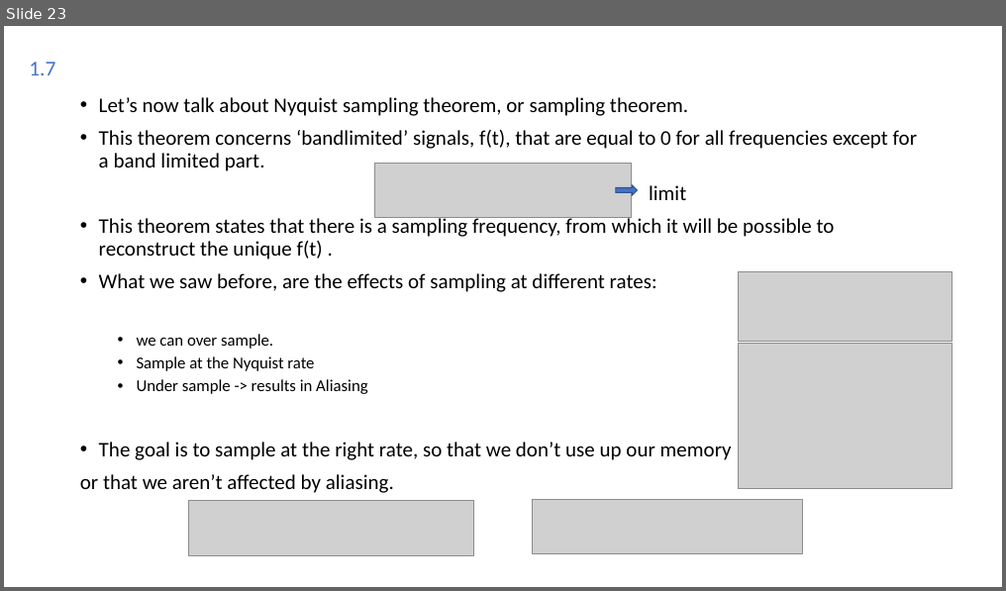
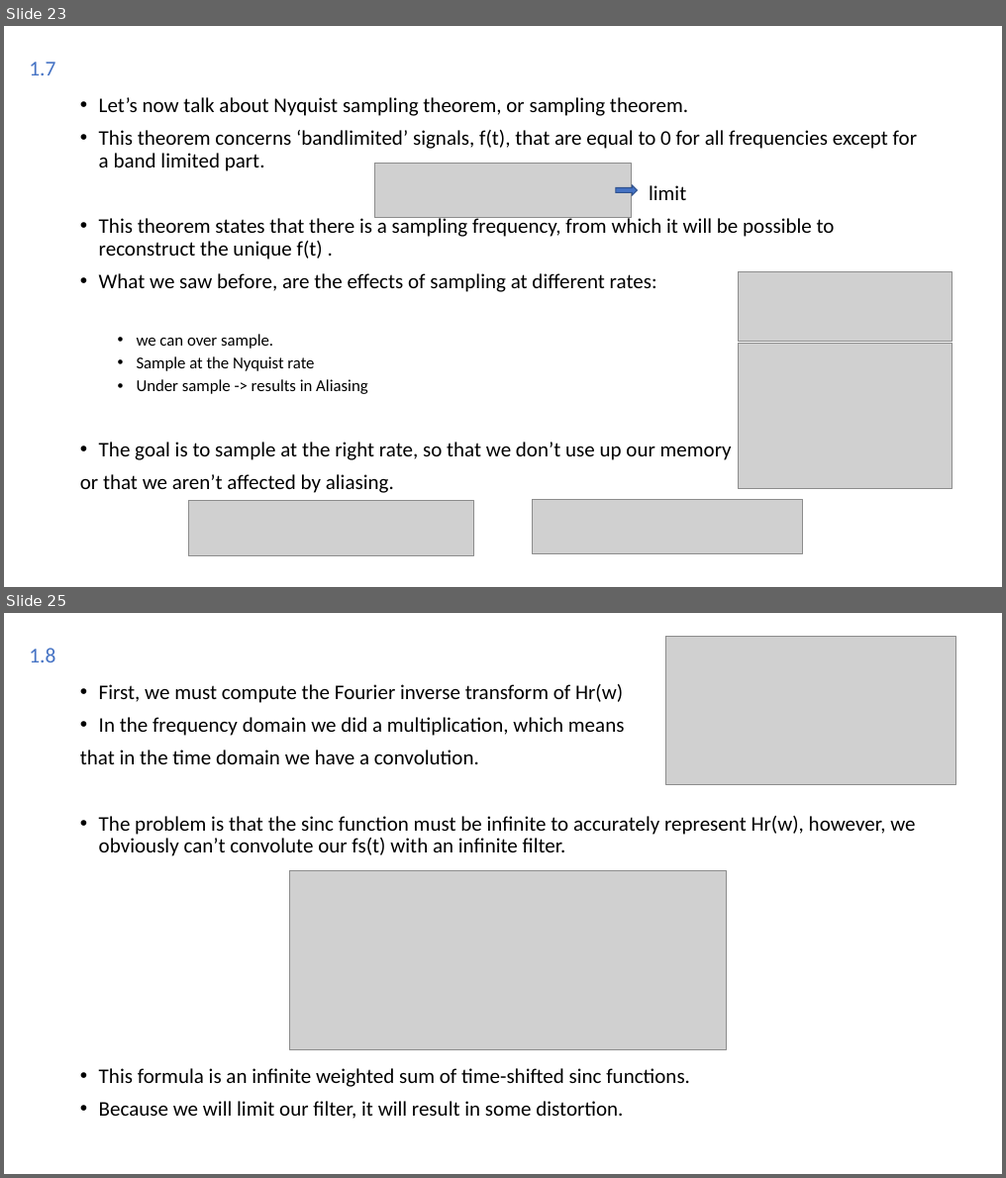
Before and after one commit to Joao-Quinta/Uni3eme_2, a slide deck: imagerieNumerique/Imagerie numérique.odp. Shown one above the other, each under a label of ours: slide 23 before the commit, slides 23 and 25 after it; the slides between them are not shown. The pictures are 1006x591 and 1006x1178 pixels, drawn with LibreOffice and Linux fonts; fonts in the diff are those of the drawing; grey boxes stand for pictures. Boxes give left, top, right and bottom in pixels: in the first picture for what was removed or moved away, otherwise in the second. Text is boxed around its words. In the diff, an @@ line names an element or a change of style, - is before the commit and + after.

```diff
--- a/imagerieNumerique/Imagerie numérique.odp
+++ b/imagerieNumerique/Imagerie numérique.odp
@@ slide 25 added at (4, 613, 1002, 1174), background #FFFFFF @@
@@ picture added at (665, 636, 956, 784) @@
@@ text added at (29, 648, 55, 663), 20.4 pt, text #4472C4 @@
+1.8
@@ text added at (80, 684, 915, 1119), 20 pt, text #000000 @@
+• First, we must compute the Fourier inverse transform of Hr(w)
+• In the frequency domain we did a multiplication, which means
+that in the time domain we have a convolution.
+• The problem is that the sinc function must be infinite to accurately represent Hr(w), however, we obviously can’t convolute our fs(t) with an infinite filter.
+• This formula is an infinite weighted sum of time-shifted sinc functions.
+• Because we will limit our filter, it will result in some distortion.
@@ picture added at (289, 871, 727, 1051) @@
```
Also in this commit, not shown: 1 slide changed, 4 other slides added.
